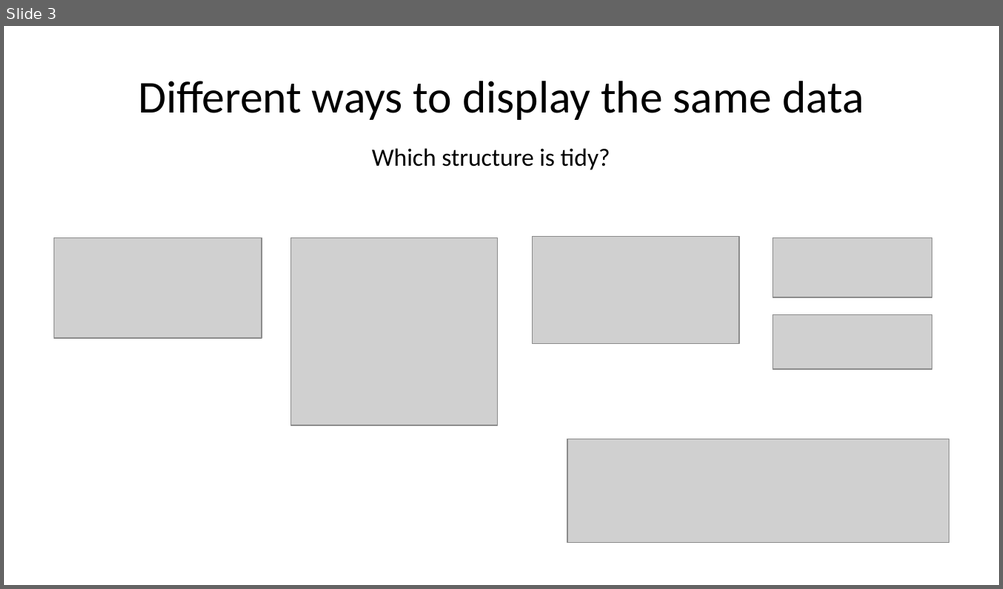
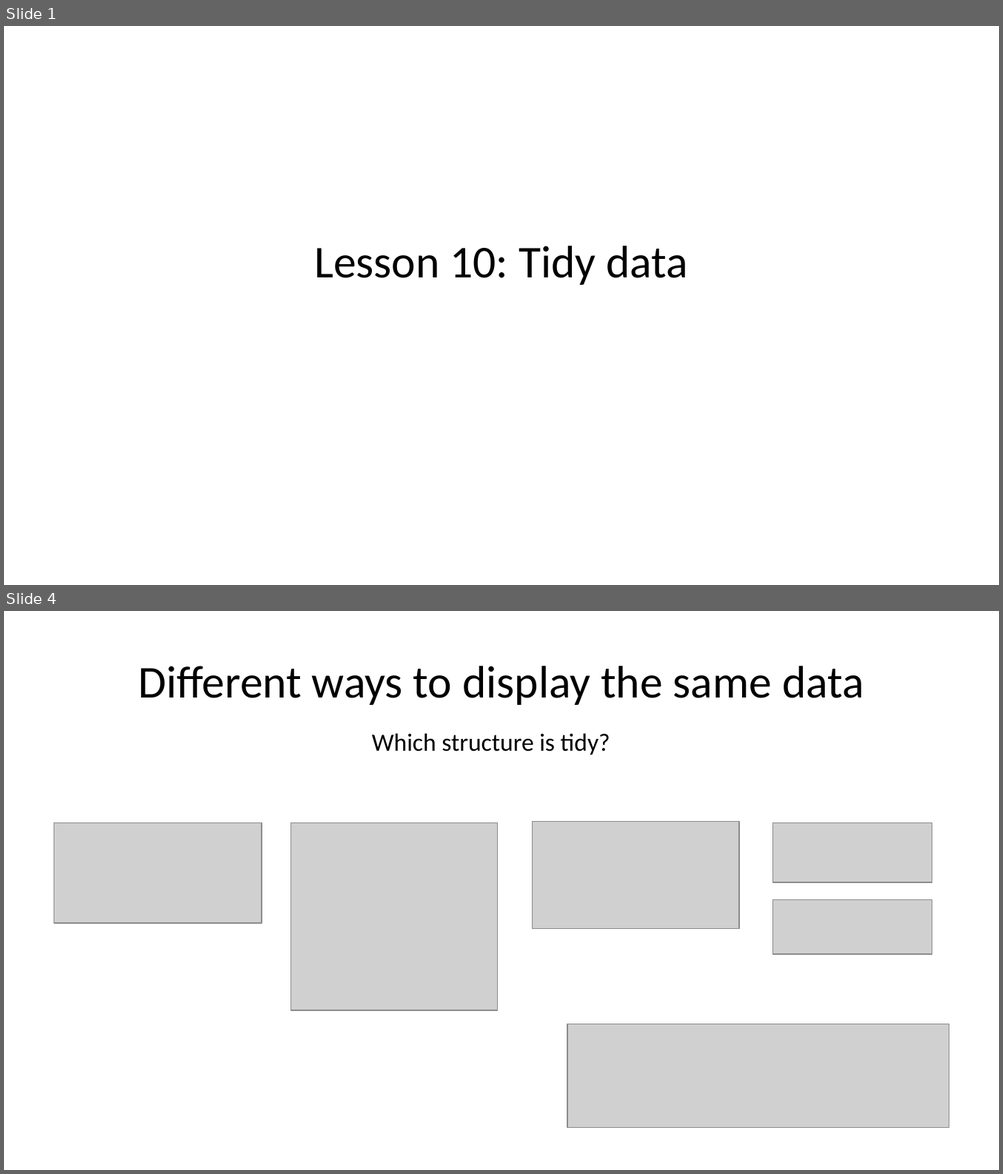
Before and after one commit to nt246/NTRES-6100-data-science, a slide deck: slides/Slides_tidydata.pptx. Shown one above the other, each under a label of ours: slide 3 before the commit, slides 1 and 4 after it; the slides between them are not shown. The pictures are 1003x589 and 1003x1174 pixels, drawn with LibreOffice and Linux fonts; fonts in the diff are those of the drawing; grey boxes stand for pictures. Boxes give left, top, right and bottom in pixels: in the first picture for what was removed or moved away, otherwise in the second. Text is boxed around its words. In the diff, an @@ line names an element or a change of style, - is before the commit and + after.

```diff
--- a/slides/Slides_tidydata.pptx
+++ b/slides/Slides_tidydata.pptx
@@ slide 1 added at (x1=4, y1=26, x2=999, y2=585), background #FFFFFF @@
@@ title added at (x1=314, y1=246, x2=688, y2=285), 33 pt, text #000000 @@
+Lesson 10: Tidy data
@@ what was slide 3 is now slide 4 @@
```
Also in this commit, not shown: 1 slide changed, 4 other slides added, 1 slide removed, 10 other files.
